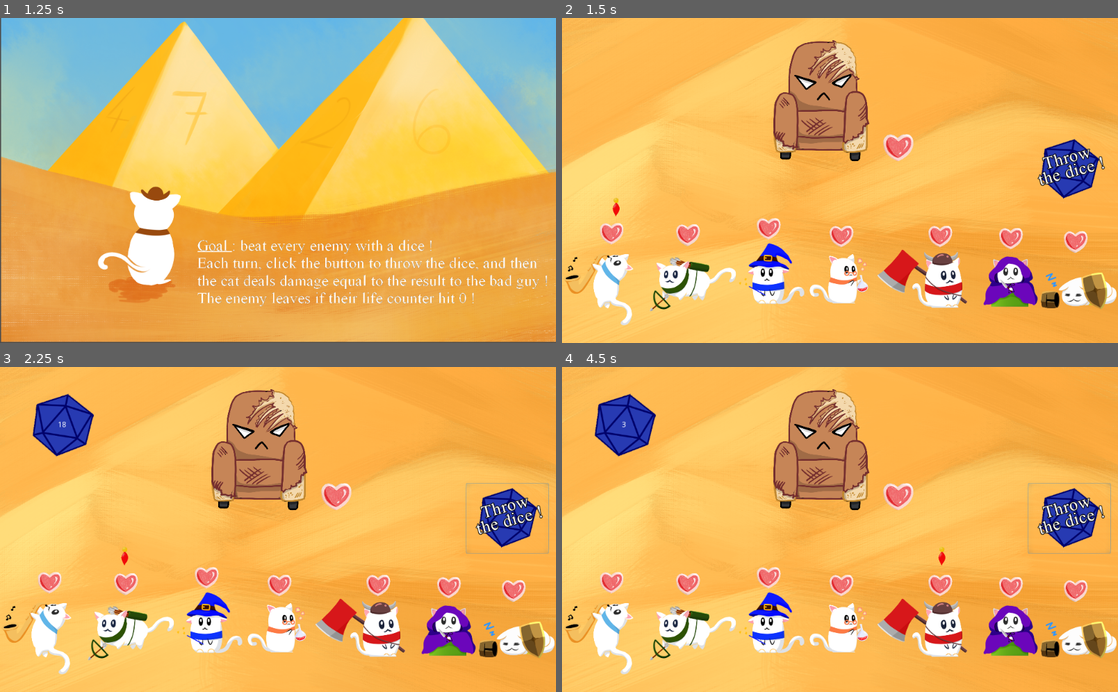
Above: before the commit, frames 1-4 (two rows, left to right).
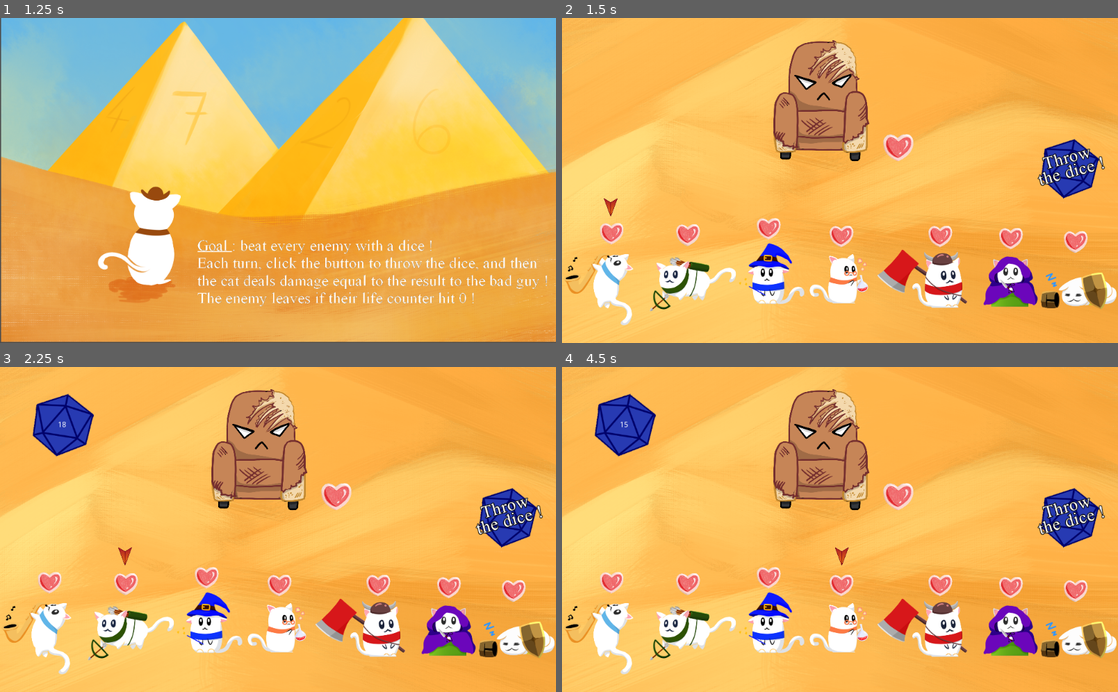
Above: after the commit, the same moments.

Repository: TeamConfiture/Game-Jam-Godot-Wild-Jam
Game: Godot game, scene res://SplashScreen.tscn
Two runs of this game, one before a commit and one after it. Both use one fixed random seed, a clock stepped at 60 frames per second and the inputs below.
Inputs (mouse positions are in pixels of both pictures, inside the frame that each line leads up to):
- Up to frame 1 (1.25 s): click (433, 187) at 0.5 s
- Up to frame 2 (1.5 s): click (840, 180) at 1.25 s
- Up to frame 3 (2.25 s): click (505, 519) at 2 s
- Up to frame 4 (4.5 s): click (1067, 519) at 2.75 s; click (1067, 519) at 3.5 s; tap Enter at 4.25 s

Frame 1 is identical in both runs. In frame 2, 0.1% of the frame differs, in the area x 7-11%, y 55-62%; in frame 3, 0.2%; in frame 4, 0.3%, in the area x 10-99%, y 16-62%.

Commit message:
changed pointer sprite

Diff:
--- a/Fight 1.gd
+++ b/Fight 1.gd
@@ -32,17 +32,19 @@
 			_enemy_attack()
 			j = 0
 		j+=1
-#	pass
+
+
 func _alive_count():
 	return len(get_node("Sprite").get_children()) - ourHP.count(0)
+
 func _change_life(nb: int):
 	get_node("Sprite").get_child(nb).get_child(0).region_enabled = true
 	get_node("Sprite").get_child(nb).get_child(0).set_region_rect(Rect2((1-ourHP[nb]/70.0)*361,0,361,328))
 	get_node("Sprite").get_child(nb).get_child(0).set_offset(Vector2((1-ourHP[nb]/70.0)*361,0))
-	print(ourHP[nb]/70.0)
+	#print(ourHP[nb]/70.0)
 
 
-var posChatsX = [100, 230, 380, 515, 700, 830, 950]
+var posChatsX = [90, 230, 380, 515, 700, 830, 950]
 
 func _attack():
 	get_node("Dice1").visible = true
--- a/Fight 1.tscn
+++ b/Fight 1.tscn
@@ -16,7 +16,7 @@
 [ext_resource path="res://life.png" type="Texture" id=14]
 [ext_resource path="res://yellow.png" type="Texture" id=15]
 [ext_resource path="res://GameJam7.ogg" type="AudioStream" id=16]
-[ext_resource path="res://pointer.png" type="Texture" id=17]
+[ext_resource path="res://pointeur.png" type="Texture" id=17]
 
 [node name="Node2D" type="Node2D"]
 script = ExtResource( 10 )
@@ -42,6 +42,8 @@
 margin_top = 213.584
 margin_right = 1011.3
 margin_bottom = 344.584
+focus_mode = 0
+enabled_focus_mode = 0
 icon = ExtResource( 2 )
 flat = true
 expand_icon = true
@@ -250,6 +252,6 @@
 stream = ExtResource( 16 )
 
 [node name="pointer" type="Sprite" parent="."]
-position = Vector2( 100, 348.107 )
-scale = Vector2( 0.391725, 0.391725 )
+position = Vector2( 89.4388, 349.273 )
+scale = Vector2( 0.100582, 0.100582 )
 texture = ExtResource( 17 )
Binary file removed: pointer.png
Binary file added: pointeur.png
Not shown, changed: pointeur.png.import
